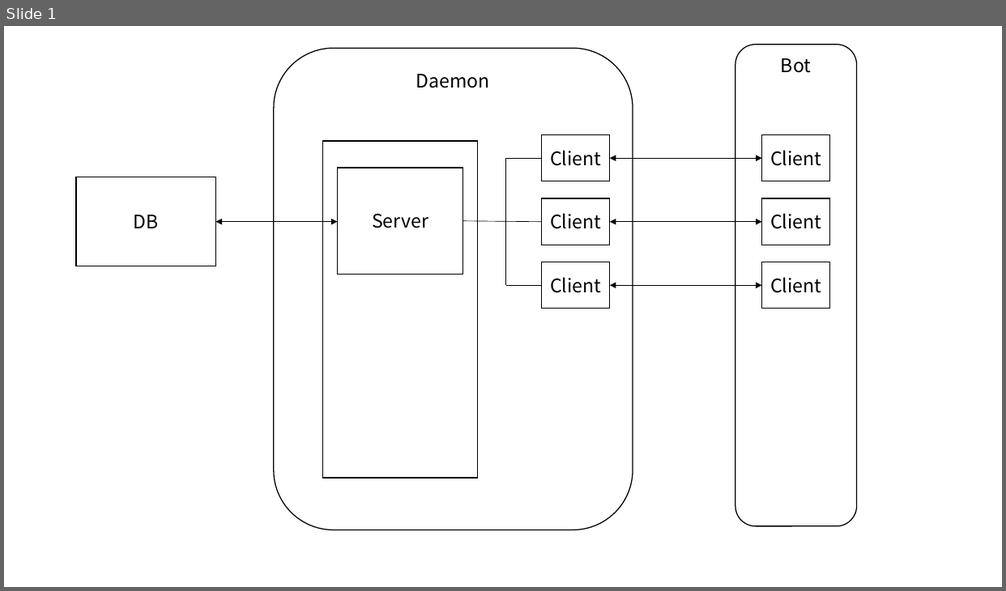
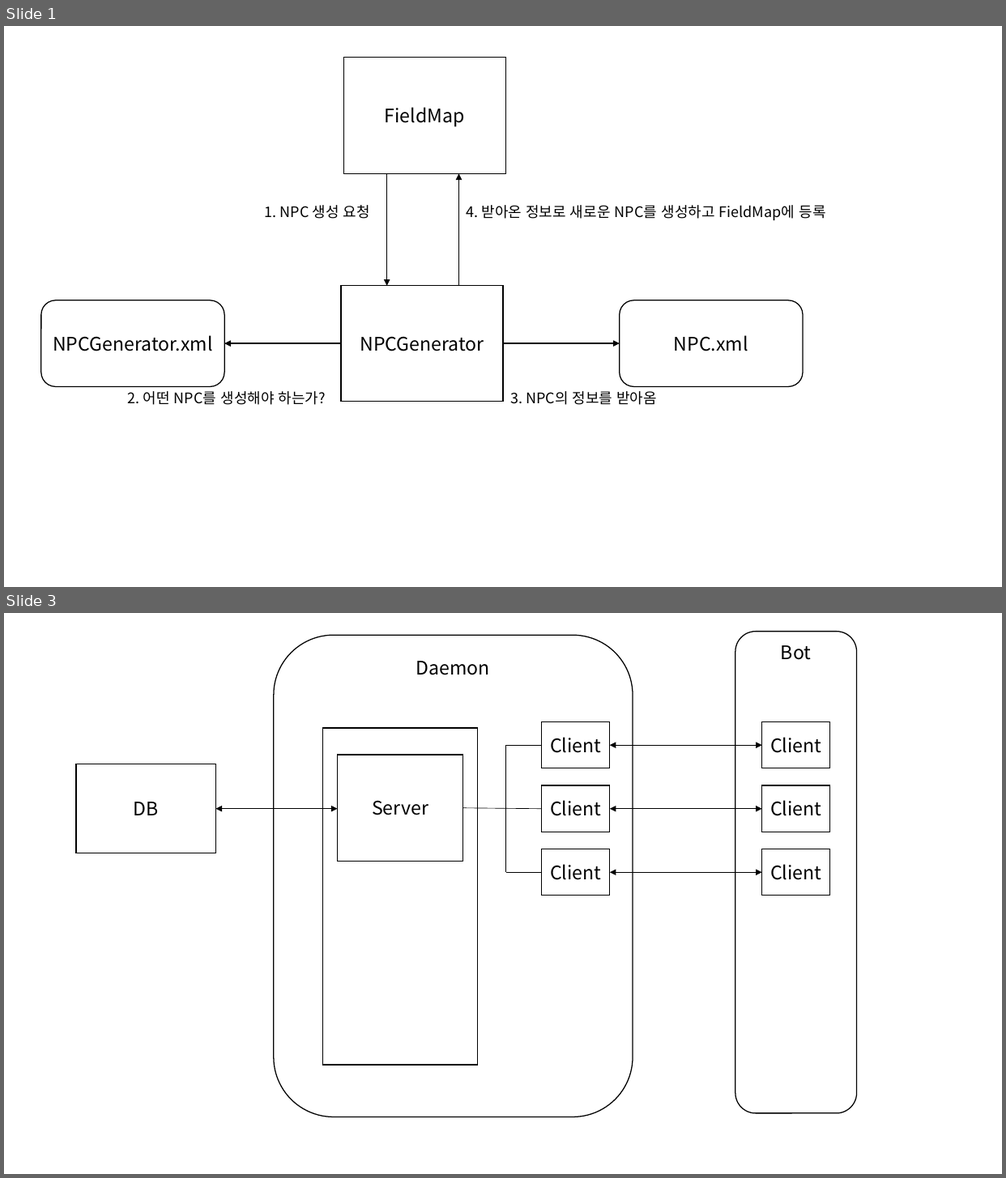
Before and after one commit to KeeJuneLim/Portfolio, a slide deck: 프레젠테이션1.pptx. Shown one above the other, each under a label of ours: slide 1 before the commit, slides 1 and 3 after it; the slides between them are not shown. The pictures are 1006x591 and 1006x1178 pixels, drawn with LibreOffice and Linux fonts; fonts in the diff are those of the drawing. Boxes give left, top, right and bottom in pixels: in the first picture for what was removed or moved away, otherwise in the second. Text is boxed around its words. In the diff, an @@ line names an element or a change of style, - is before the commit and + after.

```diff
--- a/프레젠테이션1.pptx
+++ b/프레젠테이션1.pptx
@@ slide 1 added at bbox=[4, 26, 1002, 587], background #FFFFFF @@
@@ rectangle added at bbox=[344, 58, 506, 173], fill #FFFFFF, outline #000000 1 pt, 18 pt, text #000000 @@
+FieldMap
@@ arrow added from (387, 173) to (387, 286), #000000 1 pt @@
@@ arrow added from (459, 286) to (459, 173), #000000 1 pt @@
@@ text added at bbox=[265, 205, 370, 219], 14 pt, text #000000 @@
+1. NPC 생성 요청
@@ text added at bbox=[467, 205, 826, 220], 14 pt, text #000000 @@
+4. 받아온 정보로 새로운 NPC를 생성하고 FieldMap에 등록
@@ rectangle added at bbox=[341, 286, 503, 402], fill #FFFFFF, outline #000000 1 pt, 18 pt, text #000000 @@
+NPCGenerator
@@ rounded rectangle added at bbox=[41, 301, 225, 386], fill #FFFFFF, outline #000000 1 pt, 18 pt, text #000000 @@
+NPCGenerator.xml
@@ rounded rectangle added at bbox=[620, 301, 803, 386], fill #FFFFFF, outline #000000 1 pt, 18 pt, text #000000 @@
+NPC.xml
@@ arrow added from (341, 344) to (225, 344), #000000 1 pt @@
@@ arrow added from (503, 344) to (620, 344), #000000 1 pt @@
@@ text added at bbox=[128, 391, 326, 405], 14 pt, text #000000 @@
+2. 어떤 NPC를 생성해야 하는가?
@@ text added at bbox=[510, 391, 657, 405], 14 pt, text #000000 @@
+3. NPC의 정보를 받아옴
@@ what was slide 1 is now slide 3 @@
```
Also in this commit, not shown: 7 other slides added, 1 slide removed, 42 other files.
